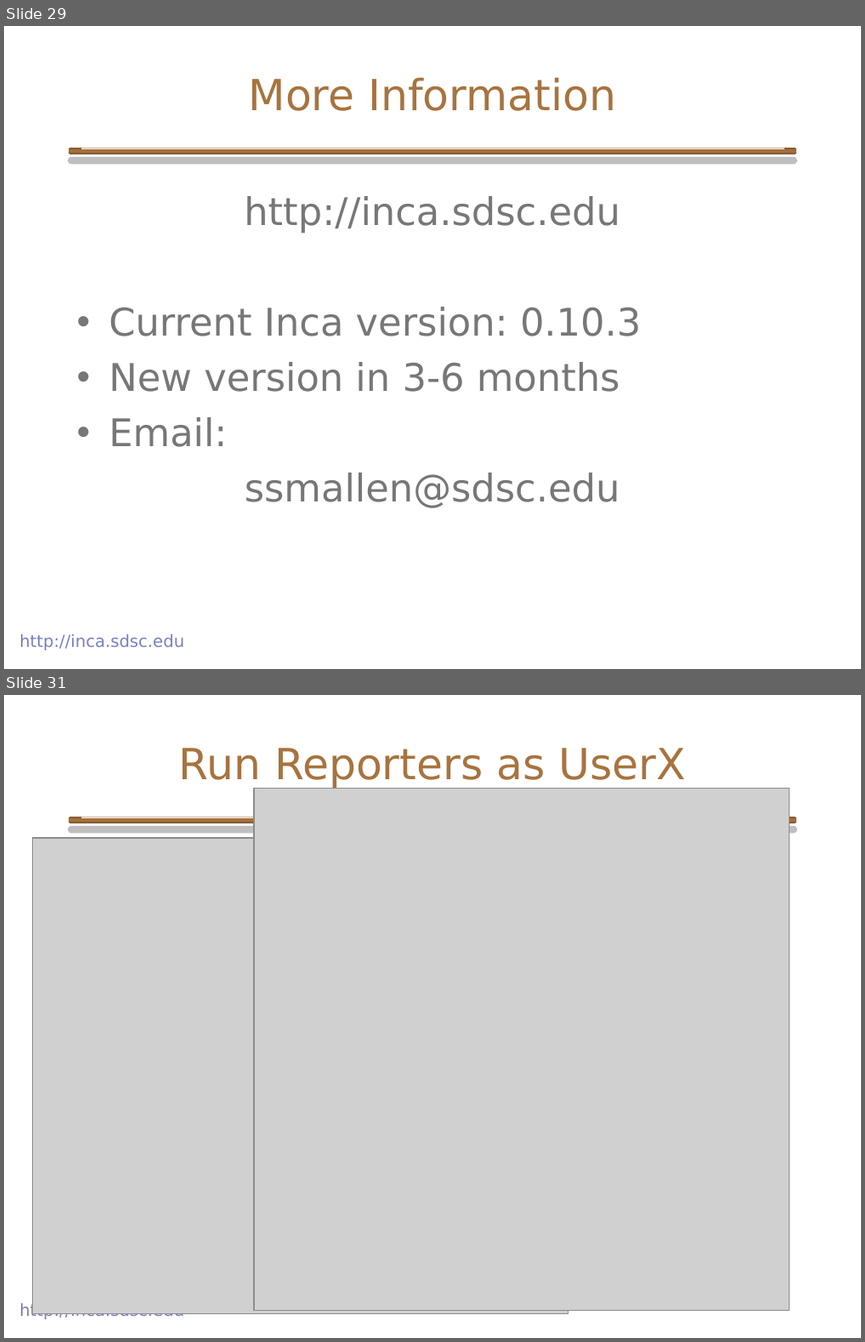
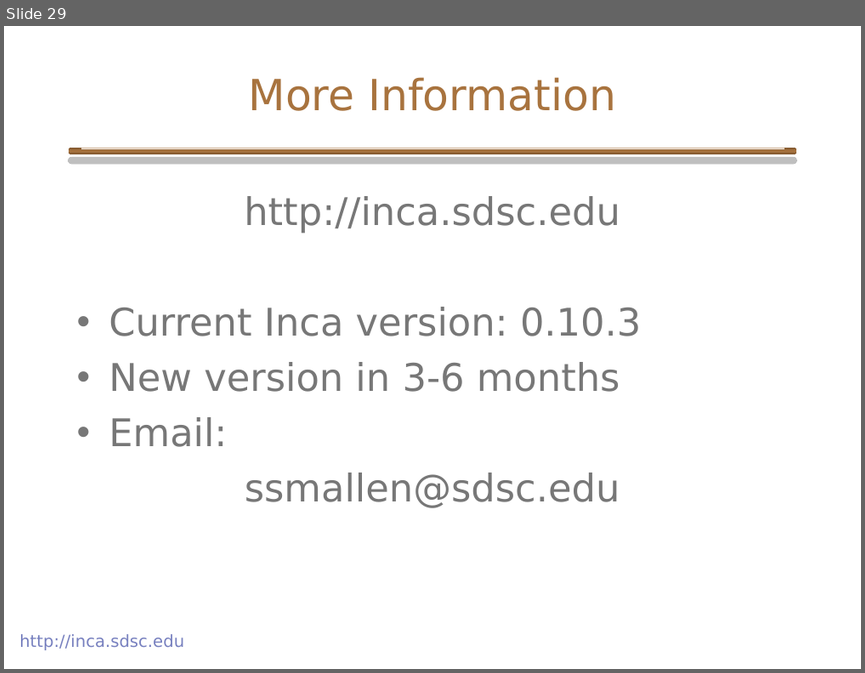
Before and after one commit to IncaProject/inca-xsede, a slide deck: talks/inca_GPW_06-2005.ppt. Shown one above the other, each under a label of ours: slides 29 and 31 before the commit, slide 29 after it; the slides between them are not shown. The pictures are 865x1342 and 865x673 pixels, drawn with LibreOffice and Linux fonts; fonts in the diff are those of the drawing; grey boxes stand for pictures; background and template pictures are left out. Boxes give left, top, right and bottom in pixels: in the first picture for what was removed or moved away, otherwise in the second. Text is boxed around its words. In the diff, an @@ line names an element or a change of style, - is before the commit and + after.

```diff
--- a/talks/inca_GPW_06-2005.ppt
+++ b/talks/inca_GPW_06-2005.ppt
@@ slide 31 removed at box(4, 695, 861, 1338), background #FFFFFF; not listed: 3 template elements that a slide beside it also shows @@
@@ title removed at box(179, 748, 685, 789) @@
-Run Reporters as UserX
@@ picture removed at box(254, 788, 789, 1310) @@
@@ picture removed at box(32, 838, 568, 1314) @@
@@ picture removed at box(40, 845, 575, 1279) @@
@@ picture removed at box(104, 881, 640, 1185) @@
```
Also in this commit, not shown: 6 slides changed, 1 other slide removed.
